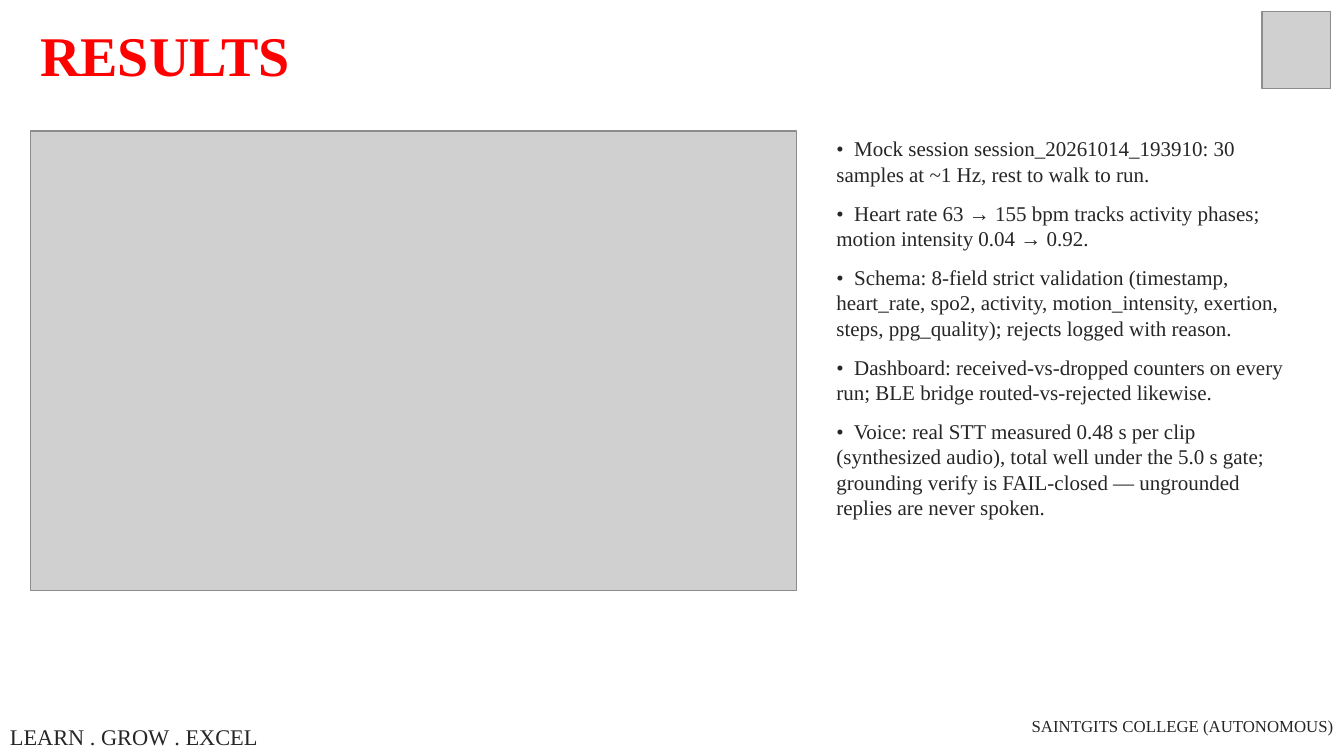
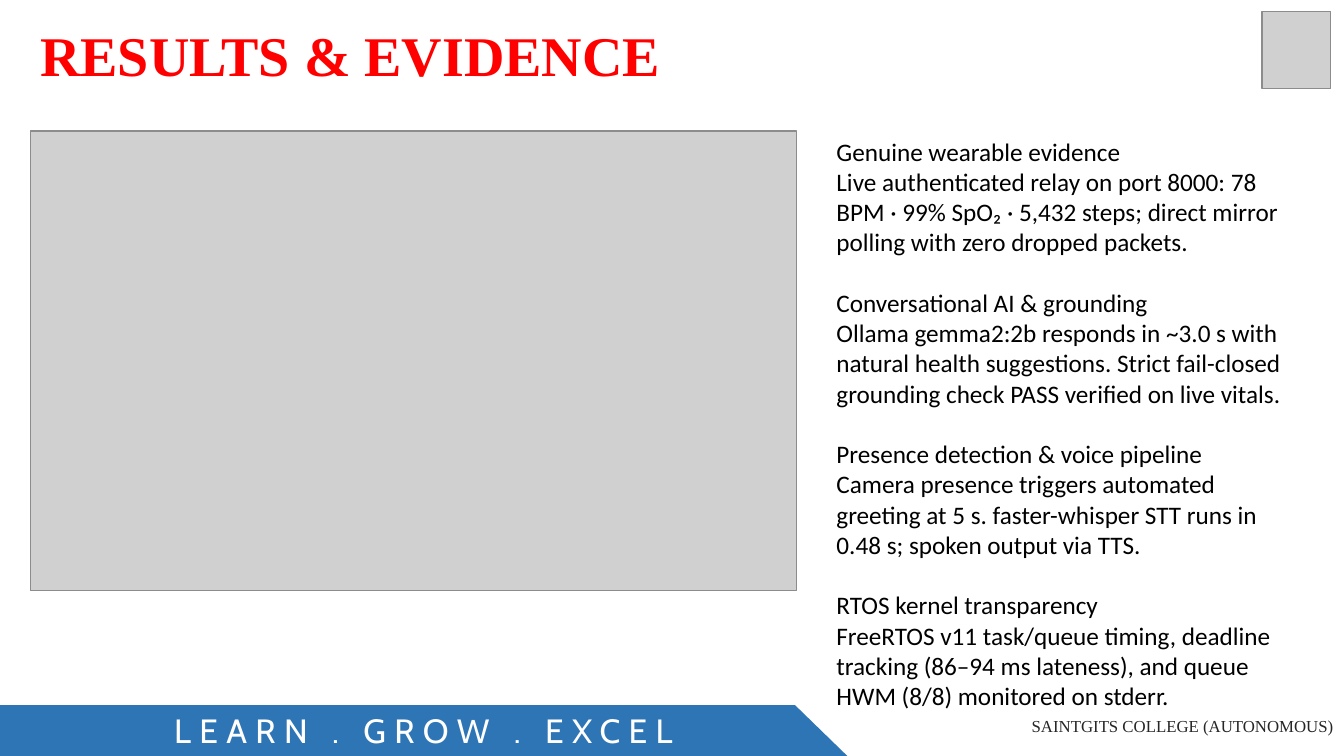
Before and after one commit to siddoit/KinetiQ, a slide deck: slide 7 of docs/final review/KINETIQ_V1_final_review.pptx (slide 6 before the commit). Drawn at 1344x756 pixels with LibreOffice and Linux fonts; fonts in the diff are those of the drawing; grey boxes stand for pictures. Boxes give left, top, right and bottom in pixels: in the first picture for what was removed or moved away, otherwise in the second. Text is boxed around its words. In the diff, an @@ line names an element or a change of style, - is before the commit and + after.

Commit message:
feat: in-app band/rtos lane switch, conversational ai, 5s presence greeting, and comprehensive report suite

```diff
--- a/docs/final review/KINETIQ_V1_final_review.pptx
+++ b/docs/final review/KINETIQ_V1_final_review.pptx
@@ title at (40, 39, 660, 77): text changed @@
-RESULTS
+RESULTS & EVIDENCE
@@ text at (836, 143, 1280, 680): text changed; size 15 to 18 pt; font Times New Roman to Calibri; text colour #262626 to #000000 @@
-• Mock session session_20261014_193910: 30 samples at ~1 Hz, rest to walk to run.
-• Heart rate 63 → 155 bpm tracks activity phases; motion intensity 0.04 → 0.92.
-• Schema: 8-field strict validation (timestamp, heart_rate, spo2, activity, motion_intensity, exertion, steps, ppg_quality); rejects logged with reason.
-• Dashboard: received-vs-dropped counters on every run; BLE bridge routed-vs-rejected likewise.
-• Voice: real STT measured 0.48 s per clip (synthesized audio), total well under the 5.0 s gate; grounding verify is FAIL-closed — ungrounded replies are never spoken.
+Genuine wearable evidence
+Live authenticated relay on port 8000: 78 BPM · 99% SpO₂ · 5,432 steps; direct mirror polling with zero dropped packets.
+Conversational AI & grounding
+Ollama gemma2:2b responds in ~3.0 s with natural health suggestions. Strict fail-closed grounding check PASS verified on live vitals.
+Presence detection & voice pipeline
+Camera presence triggers automated greeting at 5 s. faster-whisper STT runs in 0.48 s; spoken output via TTS.
+RTOS kernel transparency
+FreeRTOS v11 task/queue timing, deadline tracking (86–94 ms lateness), and queue HWM (8/8) monitored on stderr.
@@ freeform shape added at (0, 706, 848, 756), fill #2E75B6, 24 pt, text #FFFFFF @@
+LEARN . GROW . EXCEL
@@ text removed at (10, 730, 258, 746) @@
-LEARN . GROW . EXCEL
```
Also in this commit, not shown: 3 other slides changed, 6 slides added, 4 slides removed, 35 other files.
